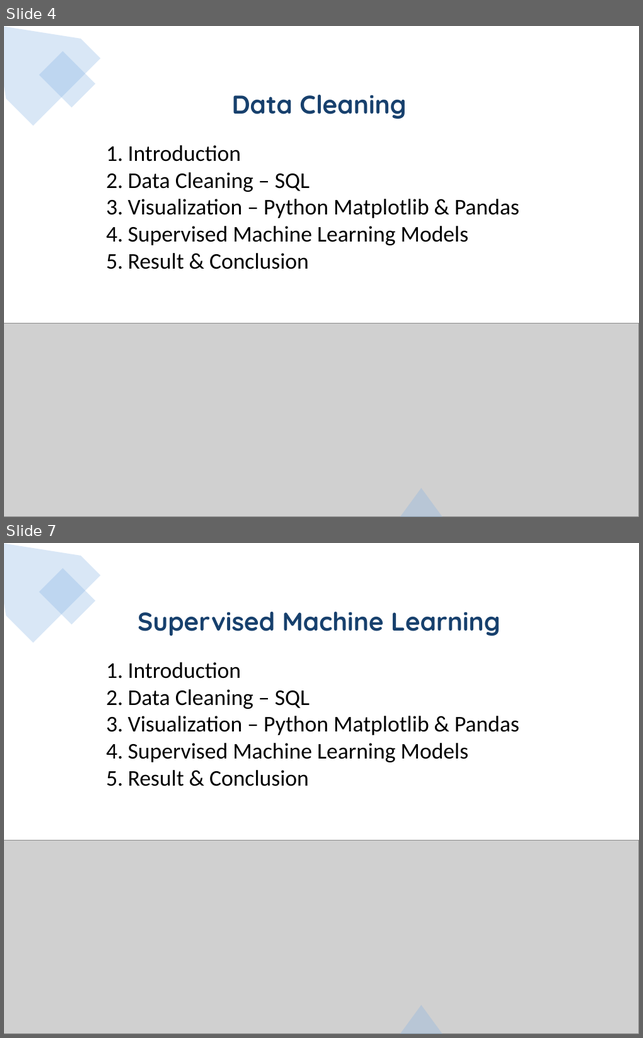
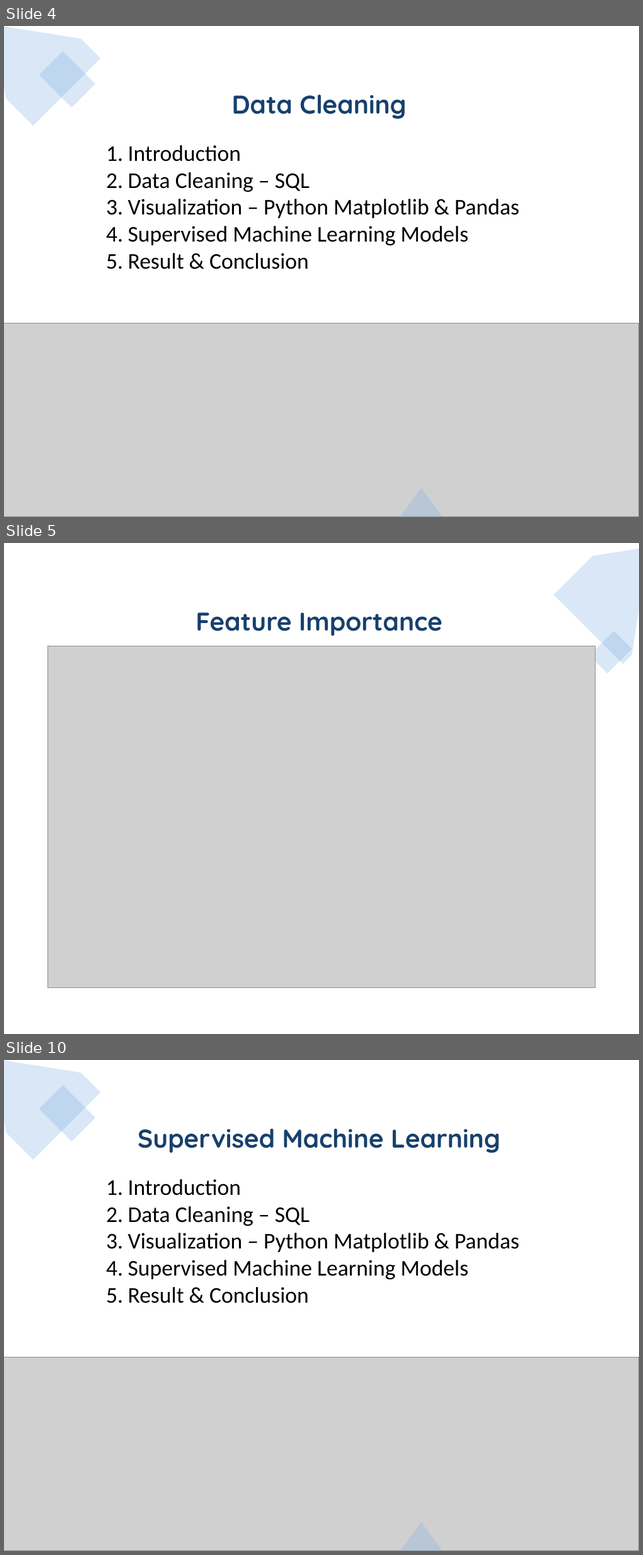
Before and after one commit to jojoalva/Stroke-Project-4, a slide deck: Project4_presentation_draft.pptx. Shown one above the other, each under a label of ours: slides 4 and 7 before the commit, slides 4, 5 and 10 after it; the slides between them are not shown. The pictures are 643x1038 and 643x1555 pixels, drawn with LibreOffice and Linux fonts; fonts in the diff are those of the drawing; grey boxes stand for pictures. Boxes give left, top, right and bottom in pixels: in the first picture for what was removed or moved away, otherwise in the second. Text is boxed around its words. In the diff, an @@ line names an element or a change of style, - is before the commit and + after.

```diff
--- a/Project4_presentation_draft.pptx
+++ b/Project4_presentation_draft.pptx
@@ slide 5 added at (4,543,639,1034), background #FFFFFF; not listed: 2 template elements that a slide beside it also shows @@
@@ rectangle added at (4,543,639,1034), fill #FFFFFF @@
@@ freeform shape added at (554,543,639,664), fill #82B1E4 at 30% opacity @@
@@ text added at (196,612,442,636), 32 pt, text #17406D, bold @@
+Feature Importance
@@ rectangle added at (589,631,632,673), fill #82B1E4 at 30% opacity @@
@@ picture added at (48,646,595,988) @@
@@ triangle added at (74,953,192,1034), fill #FFFFFF at 30% opacity @@
@@ rectangle added at (135,970,192,1026), fill #FFFFFF at 30% opacity @@
@@ what was slide 7 is now slide 10 @@
```
Also in this commit, not shown: 4 other slides added, 2 slides removed, 18 other files.
